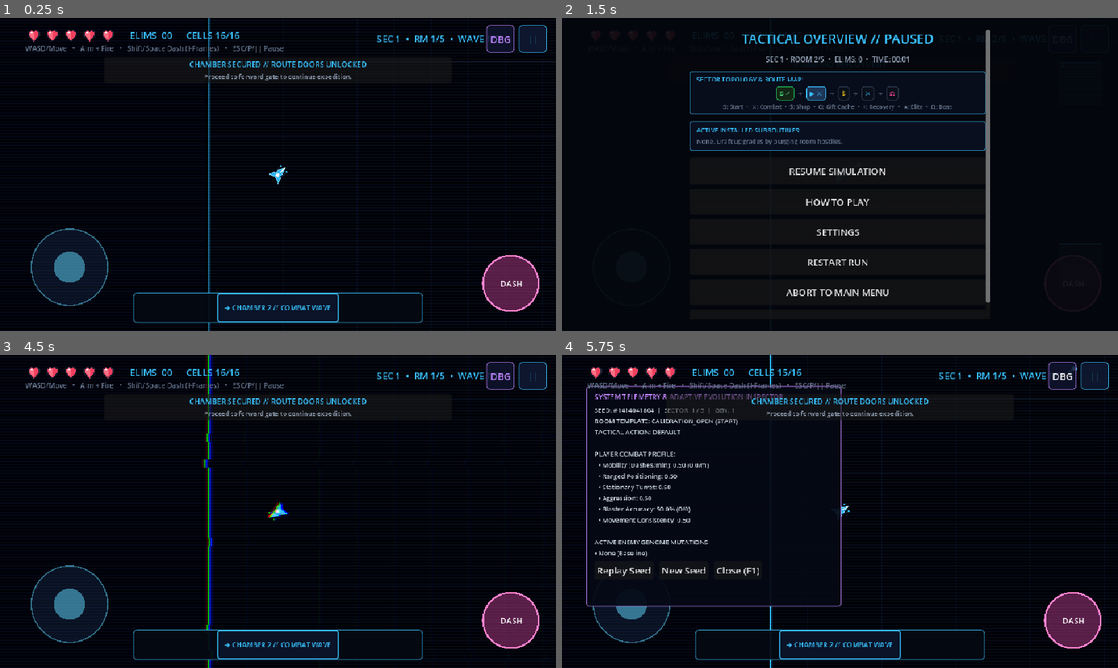
Above: before the commit, frames 1-4 (two rows, left to right).
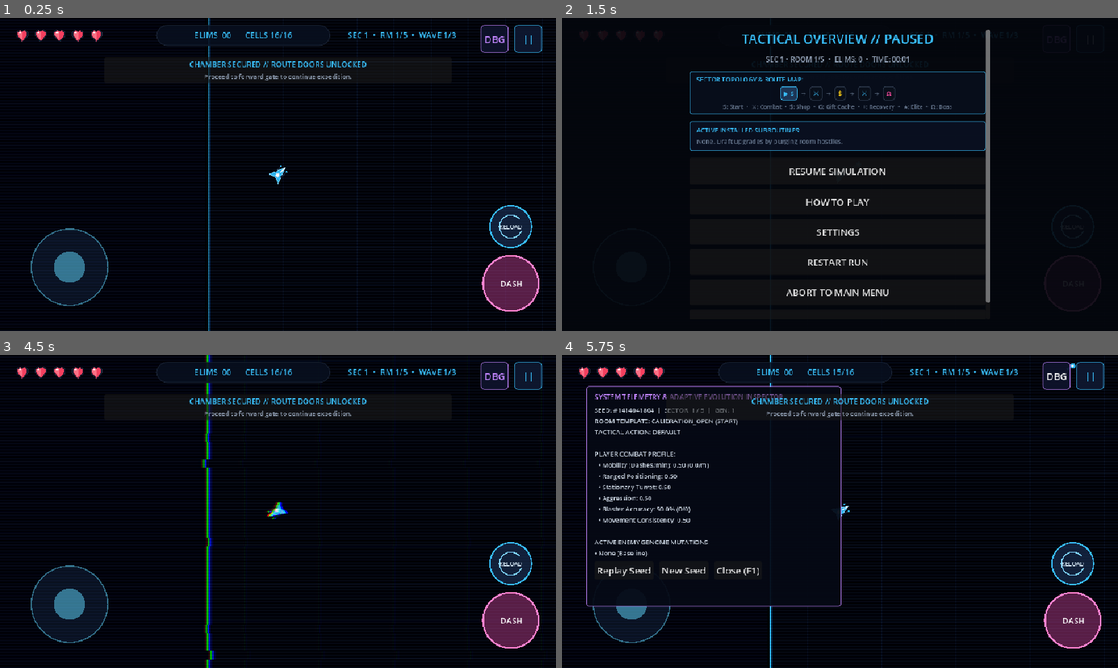
Above: after the commit, the same moments.

Repository: DaKaufeeBoii/GLITCH-RUN
Game: Godot game, scene res://scenes/main.tscn
The game is run twice, just before and just after one commit, with the same random seed, the same clock (stepped at 60 frames per second) and the same inputs. This scene is started directly instead of the project's main scene.
Inputs (mouse positions are in pixels of both pictures, inside the frame that each line leads up to):
- Up to frame 1 (0.25 s): no input
- Up to frame 2 (1.5 s): click (840, 309) at 0.5 s, where only the run before the commit has a clickable "➔ CHAMBER 2 // COMBAT WAVE"; click "||" at 1.25 s
- Up to frame 3 (4.5 s): click "RESTART RUN" at 2 s; click "RESTART RUN" at 2.75 s; click "RESTART RUN" at 3.5 s; click "CONFIRM" at 4.25 s
- Up to frame 4 (5.75 s): click "DBG" at 5 s

The runs differ from the first frame. In frame 1, 5.0% of the frame differs, in the area x 3-99%, y 2-98%; in frame 2, 0.5%; in frame 3, 6.0%, in the area x 3-99%, y 0-100%; in frame 4, 4.9%.

Commit message:
feat(ui): UI and Map changes

Diff:
--- a/project.godot
+++ b/project.godot
@@ -14,6 +14,7 @@
 config/description="An offline-first adaptive action roguelite prototype."
 run/main_scene="res://scenes/ui/start_screen.tscn"
 config/features=PackedStringArray("4.7", "GL Compatibility")
+config/icon="res://icon.png"
 
 [autoload]
 
--- a/scripts/game.gd
+++ b/scripts/game.gd
@@ -72,16 +72,17 @@
 var sector_label: Label
 var ammo_label: Label
 
+var boss_bar_container: PanelContainer
 var boss_bar_bg: ColorRect
+var boss_bar_ghost: ColorRect
 var boss_bar_fill: ColorRect
 var boss_label: Label
+var boss_hp_label: Label
 
 var upgrade_container: Control
 var upgrade_cards_box: HBoxContainer
 
 var doors_unlocked := false
-var route_ui_container: PanelContainer
-var route_buttons_box: HBoxContainer
 
 var pause_menu: Control
 var debrief_terminal: Control
@@ -284,9 +285,15 @@
 
 	# Update Boss Bar if in Boss room
 	if boss_active and is_instance_valid(boss_ref):
-		var pct: float = float(boss_ref.health) / float(boss_ref.max_health)
-		boss_bar_fill.size.x = 340.0 * pct
+		var pct: float = clampf(float(boss_ref.health) / float(maxi(1, boss_ref.max_health)), 0.0, 1.0)
+		boss_bar_fill.size.x = 420.0 * pct
+		if is_instance_valid(boss_bar_ghost):
+			boss_bar_ghost.size.x = move_toward(boss_bar_ghost.size.x, boss_bar_fill.size.x, delta * 140.0)
+		if is_instance_valid(boss_hp_label):
+			boss_hp_label.text = "%d / %d HP" % [boss_ref.health, boss_ref.max_health]
 	elif boss_active and not is_instance_valid(boss_ref):
+		if is_instance_valid(boss_bar_container):
+			boss_bar_container.visible = false
 		boss_bar_bg.visible = false
 
 	# Check Player Proximity to Unlocked Exit Doors
@@ -471,6 +478,7 @@
 	touch_controls.connect("aim_changed", Callable(player, "set_touch_aim"))
 	touch_controls.connect("fire_changed", Callable(player, "set_touch_fire"))
 	touch_controls.connect("dash_pressed", Callable(player, "try_dash"))
+	touch_controls.connect("reload_pressed", Callable(player, "start_reload"))
 	ui_layer.add_child(touch_controls)
 	ui_layer.move_child(touch_controls, 0)
 
@@ -517,11 +525,12 @@
 func _load_room(index: int) -> void:
 	room_cleared = false
 	doors_unlocked = false
-	if is_instance_valid(route_ui_container):
-		route_ui_container.visible = false
 	boss_active = false
 	boss_ref = null
-	boss_bar_bg.visible = false
+	if is_instance_valid(boss_bar_container):
+		boss_bar_container.visible = false
+	if is_instance_valid(boss_bar_bg):
+		boss_bar_bg.visible = false
 	sector_combat_time = 0.0
 
 	for obs in active_obstacles:
@@ -825,12 +834,20 @@
 
 	# Update Boss Bar appearance
 	if current_boss_def:
-		boss_label.text = current_boss_def.display_name
+		boss_label.text = "[ BOSS // %s ]" % current_boss_def.display_name.to_upper()
 		boss_bar_fill.color = current_boss_def.accent_color
 	else:
-		boss_label.text = "NEXUS // OVERLORD"
+		boss_label.text = "[ BOSS // NEXUS OVERLORD ]"
 		boss_bar_fill.color = Color("f43f5e")
 
+	if is_instance_valid(boss_hp_label):
+		boss_hp_label.text = "%d / %d HP" % [boss.health, boss.max_health]
+	if is_instance_valid(boss_bar_ghost):
+		boss_bar_ghost.size.x = 420.0
+	boss_bar_fill.size.x = 420.0
+
+	if is_instance_valid(boss_bar_container):
+		boss_bar_container.visible = true
 	boss_bar_bg.visible = true
 	trigger_glitch(0.85)
 	add_trauma(0.4)
@@ -1057,57 +1074,12 @@
 	doors_unlocked = true
 	queue_redraw()
 	_show_director_banner("CHAMBER SECURED // ROUTE DOORS UNLOCKED", "Proceed to forward gate to continue expedition.")
-	_update_route_ui()
-
-
-func _update_route_ui() -> void:
-	if not is_instance_valid(route_ui_container) or not is_instance_valid(route_buttons_box):
-		return
-	for child in route_buttons_box.get_children():
-		child.queue_free()
-
-	if not current_room_data or current_room_data.exit_doors.is_empty():
-		return
-
-	for door in current_room_data.exit_doors:
-		var btn := Button.new()
-		btn.custom_minimum_size = Vector2(210, 44)
-		var lbl_text: String = door.get("label", "FORWARD")
-		btn.text = "➔ %s" % lbl_text
-		var ttype: String = door.get("target_type", "COMBAT")
-		var btn_style := StyleBoxFlat.new()
-		btn_style.bg_color = Color(0.04, 0.08, 0.16, 0.92)
-		var border_col := Color("38bdf8")
-		if ttype == "RECOVERY":
-			border_col = Color("22c55e")
-		elif ttype == "SHOP":
-			border_col = Color("facc15")
-		elif ttype == "GIFT":
-			border_col = Color("c084fc")
-		elif ttype == "ELITE":
-			border_col = Color("f59e0b")
-		elif ttype == "BOSS" or ttype == "NEXT_SECTOR":
-			border_col = Color("ec4899")
-		btn_style.border_color = border_col
-		btn_style.set_border_width_all(2)
-		btn_style.set_corner_radius_all(4)
-		btn.add_theme_stylebox_override("normal", btn_style)
-		btn.add_theme_stylebox_override("hover", btn_style)
-		btn.add_theme_stylebox_override("pressed", btn_style)
-		btn.add_theme_color_override("font_color", border_col)
-		btn.add_theme_font_size_override("font_size", 12)
-		btn.pressed.connect(_enter_door.bind(door))
-		route_buttons_box.add_child(btn)
-
-	route_ui_container.visible = true
 
 
 func _enter_door(door: Dictionary) -> void:
 	if not doors_unlocked or run_over:
 		return
 	doors_unlocked = false
-	if is_instance_valid(route_ui_container):
-		route_ui_container.visible = false
 
 	var rs = get_node_or_null("/root/RunState")
 	if not rs:
@@ -1205,41 +1177,60 @@
 		empty_heart_tex.region = Rect2(32, 0, 32, 32)
 
 	# Top Status Bar Container
-	var top_bar := HBoxContainer.new()
-	top_bar.position = Vector2(44, 16)
-	top_bar.add_theme_constant_override("separation", 24)
-	ui_layer.add_child(top_bar)
-
-	# Heart Icons Container
+	# Top HUD - Left Column: Health / Hearts
+	var hearts_container := HBoxContainer.new()
+	hearts_container.position = Vector2(24, 16)
+	hearts_container.add_theme_constant_override("separation", 8)
+	ui_layer.add_child(hearts_container)
+
 	hearts_box = HBoxContainer.new()
 	hearts_box.add_theme_constant_override("separation", 4)
-	top_bar.add_child(hearts_box)
-
-	# Elims Counter Badge
+	hearts_container.add_child(hearts_box)
+
+	# Top HUD - Center Column: Cyber Telemetry Pill (Elims + Energy Cells)
+	var telemetry_pill := PanelContainer.new()
+	telemetry_pill.position = Vector2(270, 12)
+	telemetry_pill.custom_minimum_size = Vector2(300, 36)
+	var pill_style := StyleBoxFlat.new()
+	pill_style.bg_color = Color(0.03, 0.06, 0.12, 0.88)
+	pill_style.border_color = Color("1e293b")
+	pill_style.set_border_width_all(1)
+	pill_style.set_corner_radius_all(18)
+	pill_style.content_margin_left = 18
+	pill_style.content_margin_right = 18
+	pill_style.content_margin_top = 4
+	pill_style.content_margin_bottom = 4
+	telemetry_pill.add_theme_stylebox_override("panel", pill_style)
+	ui_layer.add_child(telemetry_pill)
+
+	var telemetry_hbox := HBoxContainer.new()
+	telemetry_hbox.alignment = BoxContainer.ALIGNMENT_CENTER
+	telemetry_hbox.add_theme_constant_override("separation", 24)
+	telemetry_pill.add_child(telemetry_hbox)
+
 	elims_label = Label.new()
 	elims_label.text = "ELIMS  00"
 	elims_label.add_theme_color_override("font_color", Color("38bdf8"))
-	elims_label.add_theme_font_size_override("font_size", 16)
-	top_bar.add_child(elims_label)
-
-	# Ammo Energy Cell Gauge Badge
+	elims_label.add_theme_font_size_override("font_size", 14)
+	telemetry_hbox.add_child(elims_label)
+
 	ammo_label = Label.new()
 	ammo_label.text = "CELLS 16/16"
 	ammo_label.add_theme_color_override("font_color", Color("38bdf8"))
-	ammo_label.add_theme_font_size_override("font_size", 16)
-	top_bar.add_child(ammo_label)
-
-	# Sector & Room Badge (Top Right)
+	ammo_label.add_theme_font_size_override("font_size", 14)
+	telemetry_hbox.add_child(ammo_label)
+
+	# Top HUD - Right Column: Sector & Room Badge
 	sector_label = Label.new()
-	sector_label.position = Vector2(650, 24)
-	sector_label.text = "SEC 1  •  ROOM 1/6"
+	sector_label.position = Vector2(600, 20)
+	sector_label.text = "SEC 1  •  RM 1/6"
 	sector_label.add_theme_color_override("font_color", Color("38bdf8"))
-	sector_label.add_theme_font_size_override("font_size", 16)
+	sector_label.add_theme_font_size_override("font_size", 14)
 	ui_layer.add_child(sector_label)
 
-	# HUD Touch Pause Button (Top Right corner, 48dp+ touch target)
+	# HUD Touch Pause Button (Top Right corner, 48dp+ touch target, inset from edge)
 	var pause_btn := Button.new()
-	pause_btn.position = Vector2(896, 12)
+	pause_btn.position = Vector2(888, 12)
 	pause_btn.custom_minimum_size = Vector2(48, 48)
 	pause_btn.text = "||"
 	var pause_btn_style := StyleBoxFlat.new()
@@ -1259,7 +1250,7 @@
 
 	# HUD Debug Overlay Toggle Button (48dp+ touch target)
 	var dbg_btn := Button.new()
-	dbg_btn.position = Vector2(840, 12)
+	dbg_btn.position = Vector2(830, 12)
 	dbg_btn.custom_minimum_size = Vector2(48, 48)
 	dbg_btn.text = "DBG"
 	var dbg_btn_style := StyleBoxFlat.new()
@@ -1333,32 +1324,67 @@
 	dbg_btns_hbox.add_child(close_dbg_btn)
 
 	hint_label = Label.new()
-	hint_label.position = Vector2(44, 44)
+	hint_label.position = Vector2(24, 46)
 	hint_label.text = "WASD/Move   •   Aim + Fire   •   Shift/Space Dash (I-Frames)   •   ESC/P/|| Pause"
 	hint_label.add_theme_color_override("font_color", Color("64748b"))
-	hint_label.add_theme_font_size_override("font_size", 12)
+	hint_label.add_theme_font_size_override("font_size", 11)
+	if OS.has_feature("mobile") or DisplayServer.is_touchscreen_available():
+		hint_label.visible = false
 	ui_layer.add_child(hint_label)
 
-	# Boss Health Bar
+	# Boss Health Bar (Bottom Center - Zero HUD Collisions)
+	boss_bar_container = PanelContainer.new()
+	boss_bar_container.position = Vector2(250, 480)
+	boss_bar_container.custom_minimum_size = Vector2(460, 48)
+	var boss_panel_style := StyleBoxFlat.new()
+	boss_panel_style.bg_color = Color(0.04, 0.015, 0.04, 0.90)
+	boss_panel_style.border_color = Color("ec4899")
+	boss_panel_style.set_border_width_all(1)
+	boss_panel_style.set_corner_radius_all(6)
+	boss_panel_style.content_margin_left = 14
+	boss_panel_style.content_margin_right = 14
+	boss_panel_style.content_margin_top = 4
+	boss_panel_style.content_margin_bottom = 6
+	boss_bar_container.add_theme_stylebox_override("panel", boss_panel_style)
+	boss_bar_container.visible = false
+	ui_layer.add_child(boss_bar_container)
+
+	var boss_vbox := VBoxContainer.new()
+	boss_vbox.add_theme_constant_override("separation", 3)
+	boss_bar_container.add_child(boss_vbox)
+
+	boss_label = Label.new()
+	boss_label.text = "[ BOSS // NEXUS OVERLORD ]"
+	boss_label.horizontal_alignment = HORIZONTAL_ALIGNMENT_CENTER
+	boss_label.add_theme_font_size_override("font_size", 11)
+	boss_label.add_theme_color_override("font_color", Color("fda4af"))
+	boss_vbox.add_child(boss_label)
+
 	boss_bar_bg = ColorRect.new()
-	boss_bar_bg.position = Vector2(310, 18)
-	boss_bar_bg.size = Vector2(340, 16)
-	boss_bar_bg.color = Color("271020")
-	boss_bar_bg.visible = false
-	ui_layer.add_child(boss_bar_bg)
+	boss_bar_bg.custom_minimum_size = Vector2(420, 16)
+	boss_bar_bg.color = Color("1a0612")
+	boss_vbox.add_child(boss_bar_bg)
+
+	boss_bar_ghost = ColorRect.new()
+	boss_bar_ghost.position = Vector2.ZERO
+	boss_bar_ghost.size = Vector2(420, 16)
+	boss_bar_ghost.color = Color(0.9, 0.65, 0.25, 0.45)
+	boss_bar_bg.add_child(boss_bar_ghost)
 
 	boss_bar_fill = ColorRect.new()
 	boss_bar_fill.position = Vector2.ZERO
-	boss_bar_fill.size = Vector2(340, 16)
+	boss_bar_fill.size = Vector2(420, 16)
 	boss_bar_fill.color = Color("f43f5e")
 	boss_bar_bg.add_child(boss_bar_fill)
 
-	boss_label = Label.new()
-	boss_label.text = "NEXUS // OVERLORD"
-	boss_label.position = Vector2(0, -18)
-	boss_label.add_theme_font_size_override("font_size", 12)
-	boss_label.add_theme_color_override("font_color", Color("fda4af"))
-	boss_bar_bg.add_child(boss_label)
+	boss_hp_label = Label.new()
+	boss_hp_label.text = "35 / 35 HP"
+	boss_hp_label.set_anchors_and_offsets_preset(Control.PRESET_FULL_RECT)
+	boss_hp_label.horizontal_alignment = HORIZONTAL_ALIGNMENT_CENTER
+	boss_hp_label.vertical_alignment = VERTICAL_ALIGNMENT_CENTER
+	boss_hp_label.add_theme_font_size_override("font_size", 10)
+	boss_hp_label.add_theme_color_override("font_color", Color("ffffff"))
+	boss_bar_bg.add_child(boss_hp_label)
 
 	# Adaptive Director Notification Banner
 	director_banner = PanelContainer.new()
@@ -1421,26 +1447,6 @@
 	upgrade_cards_box.add_theme_constant_override("separation", 24)
 	upgrade_cards_box.alignment = BoxContainer.ALIGNMENT_CENTER
 	draft_vbox.add_child(upgrade_cards_box)
-
-	# Tactical Route Selection Container (Touch-Friendly)
-	route_ui_container = PanelContainer.new()
-	route_ui_container.position = Vector2(230, 474)
-	route_ui_container.custom_minimum_size = Vector2(500, 52)
-	var route_style := StyleBoxFlat.new()
-	route_style.bg_color = Color(0.02, 0.035, 0.07, 0.92)
-	route_style.border_color = Color("38bdf8")
-	route_style.set_border_width_all(1)
-	route_style.set_corner_radius_all(6)
-	route_style.content_margin_left = 12
-	route_style.content_margin_right = 12
-	route_ui_container.add_theme_stylebox_override("panel", route_style)
-	route_ui_container.visible = false
-	ui_layer.add_child(route_ui_container)
-
-	route_buttons_box = HBoxContainer.new()
-	route_buttons_box.alignment = BoxContainer.ALIGNMENT_CENTER
-	route_buttons_box.add_theme_constant_override("separation", 16)
-	route_ui_container.add_child(route_buttons_box)
 
 	# In-Game Tactical Pause Menu
 	pause_menu = PAUSE_MENU_SCRIPT.new()
--- a/scripts/main_menu.gd
+++ b/scripts/main_menu.gd
@@ -103,12 +103,22 @@
 	title_vbox.add_theme_constant_override("separation", 2)
 	identity_column.add_child(title_vbox)
 
-	var title_lbl := Label.new()
-	title_lbl.text = "GLITCH // RUN"
-	title_lbl.horizontal_alignment = HORIZONTAL_ALIGNMENT_LEFT
-	title_lbl.add_theme_font_size_override("font_size", 38)
-	title_lbl.add_theme_color_override("font_color", Color("38bdf8"))
-	title_vbox.add_child(title_lbl)
+	var logo_tex = load("res://assets/ui/glitch_run_logo.png")
+	if logo_tex:
+		var logo_rect := TextureRect.new()
+		logo_rect.texture = logo_tex
+		logo_rect.expand_mode = TextureRect.EXPAND_IGNORE_SIZE
+		logo_rect.stretch_mode = TextureRect.STRETCH_KEEP_ASPECT
+		logo_rect.custom_minimum_size = Vector2(340, 75)
+		logo_rect.mouse_filter = Control.MOUSE_FILTER_IGNORE
+		title_vbox.add_child(logo_rect)
+	else:
+		var title_lbl := Label.new()
+		title_lbl.text = "GLITCH // RUN"
+		title_lbl.horizontal_alignment = HORIZONTAL_ALIGNMENT_LEFT
+		title_lbl.add_theme_font_size_override("font_size", 38)
+		title_lbl.add_theme_color_override("font_color", Color("38bdf8"))
+		title_vbox.add_child(title_lbl)
 
 	var sub_lbl := Label.new()
 	sub_lbl.text = "AN ADAPTIVE ROGUELITE SIMULATION"
--- a/scripts/mobile_controls.gd
+++ b/scripts/mobile_controls.gd
@@ -5,6 +5,7 @@
 signal aim_changed(direction: Vector2)
 signal fire_changed(is_firing: bool)
 signal dash_pressed
+signal reload_pressed
 
 var enabled := true:
 	set(val):
@@ -27,8 +28,10 @@
 var fire_position := Vector2.ZERO
 var fire_vector := Vector2.ZERO
 var dash_ready := true
+var reload_ready := true
 const JOYSTICK_RADIUS := 66.0
 const DASH_RADIUS := 48.0
+const RELOAD_RADIUS := 36.0
 
 
 func _ready() -> void:
@@ -52,6 +55,11 @@
 				dash_pressed.emit()
 				dash_ready = false
 			return
+		if _is_reload_button(point):
+			if reload_ready:
+				reload_pressed.emit()
+				reload_ready = false
+			return
 		if point.x < size.x * 0.48 and move_finger == -1:
 			move_finger = event.index
 			move_origin = point
@@ -74,6 +82,8 @@
 			aim_changed.emit(Vector2.ZERO)
 		if _is_dash_button(point):
 			dash_ready = true
+		if _is_reload_button(point):
+			reload_ready = true
 	queue_redraw()
 
 
@@ -106,8 +116,13 @@
 	return point.distance_to(center) <= DASH_RADIUS
 
 
+func _is_reload_button(point: Vector2) -> bool:
+	var center := Vector2(size.x - 78.0, size.y - 180.0)
+	return point.distance_to(center) <= RELOAD_RADIUS
+
+
 func _draw() -> void:
-	if not OS.has_feature("mobile") and not DisplayServer.is_touchscreen_available():
+	if not OS.has_feature("mobile") and not DisplayServer.is_touchscreen_available() and not ProjectSettings.get_setting("input_devices/pointing/emulate_touch_from_mouse", false):
 		return
 	# Movement virtual joystick (left)
 	var move_center := move_origin if move_finger != -1 else Vector2(120.0, size.y - 110.0)
@@ -122,6 +137,13 @@
 	draw_arc(dash_center, DASH_RADIUS, 0.0, TAU, 48, Color("ff83d0"), 3.0)
 	draw_string(ThemeDB.fallback_font, dash_center + Vector2(-18, 6), "DASH", HORIZONTAL_ALIGNMENT_LEFT, -1, 14, Color.WHITE)
 
+	# Reload button (above dash button, right side)
+	var reload_center := Vector2(size.x - 78.0, size.y - 180.0)
+	draw_circle(reload_center, RELOAD_RADIUS, Color(0.12, 0.22, 0.38, 0.55))
+	draw_arc(reload_center, RELOAD_RADIUS, 0.0, TAU, 36, Color("38bdf8"), 2.5)
+	draw_arc(reload_center, RELOAD_RADIUS * 0.55, 0.4, 5.6, 24, Color("7dd3fc"), 2.0)
+	draw_string(ThemeDB.fallback_font, reload_center + Vector2(-20, 4), "RELOAD", HORIZONTAL_ALIGNMENT_LEFT, -1, 10, Color("e0f2fe"))
+
 	# Aim / Fire virtual joystick (right)
 	if fire_finger != -1:
 		draw_circle(fire_origin, JOYSTICK_RADIUS, Color(0.45, 0.32, 0.15, 0.24))
--- a/scripts/start_screen.gd
+++ b/scripts/start_screen.gd
@@ -58,13 +58,23 @@
 	stack.mouse_filter = Control.MOUSE_FILTER_IGNORE
 	center.add_child(stack)
 
-	var title := Label.new()
-	title.text = "GLITCH // RUN"
-	title.horizontal_alignment = HORIZONTAL_ALIGNMENT_CENTER
-	title.mouse_filter = Control.MOUSE_FILTER_IGNORE
-	title.add_theme_font_size_override("font_size", 58)
-	title.add_theme_color_override("font_color", Color("38bdf8"))
-	stack.add_child(title)
+	var logo_tex = load("res://assets/ui/glitch_run_logo.png")
+	if logo_tex:
+		var logo_rect := TextureRect.new()
+		logo_rect.texture = logo_tex
+		logo_rect.expand_mode = TextureRect.EXPAND_IGNORE_SIZE
+		logo_rect.stretch_mode = TextureRect.STRETCH_KEEP_ASPECT_CENTERED
+		logo_rect.custom_minimum_size = Vector2(480, 110)
+		logo_rect.mouse_filter = Control.MOUSE_FILTER_IGNORE
+		stack.add_child(logo_rect)
+	else:
+		var title := Label.new()
+		title.text = "GLITCH // RUN"
+		title.horizontal_alignment = HORIZONTAL_ALIGNMENT_CENTER
+		title.mouse_filter = Control.MOUSE_FILTER_IGNORE
+		title.add_theme_font_size_override("font_size", 58)
+		title.add_theme_color_override("font_color", Color("38bdf8"))
+		stack.add_child(title)
 
 	var subtitle := Label.new()
 	subtitle.text = "ADAPT. SURVIVE. DESCEND."
--- a/scripts/test_director.gd
+++ b/scripts/test_director.gd
@@ -1283,6 +1283,9 @@
 	var ctrl = MOBILE_CONTROLS_SCRIPT.new()
 	assert(float(ctrl.get("JOYSTICK_RADIUS")) >= 48.0, "Joystick radius must exceed 48dp touch threshold")
 	assert(float(ctrl.get("DASH_RADIUS")) >= 48.0, "Dash radius must be at least 48dp touch threshold")
+	assert(float(ctrl.get("RELOAD_RADIUS")) * 2.0 >= 48.0, "Reload button diameter must exceed 48dp touch threshold")
+	assert(ctrl.has_signal("reload_pressed"), "Mobile controls must expose reload_pressed signal")
+	assert("android_icon_192.png" in content, "Launcher 192 icon must be configured")
 	ctrl.free()
 
 	print("  [PASS] Android Export Preset Configuration & Touch Targets Scenario")
Binary file added: assets/icon/android_icon_192.png
Not shown, added: assets/icon/android_icon_192.png.import
Binary file added: assets/icon/android_icon_adaptive.png
Not shown, added: assets/icon/android_icon_adaptive.png.import
Binary file added: assets/ui/glitch_run_logo.png
Not shown, added: assets/ui/glitch_run_logo.png.import
Binary file added: icon.png
Not shown, added: icon.png.import
Not shown, changed: .gitignore
Not shown, changed: ANTIGRAVITY_IMPLEMENTATION_PLAN.md
